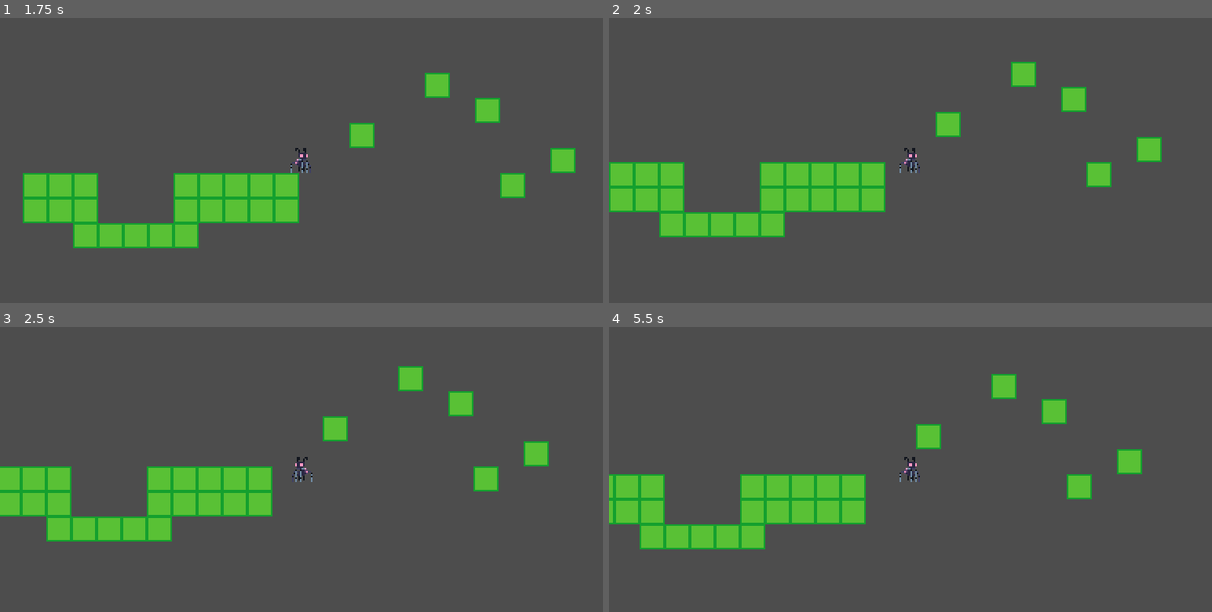
Above: before the commit, frames 1-4 (two rows, left to right).
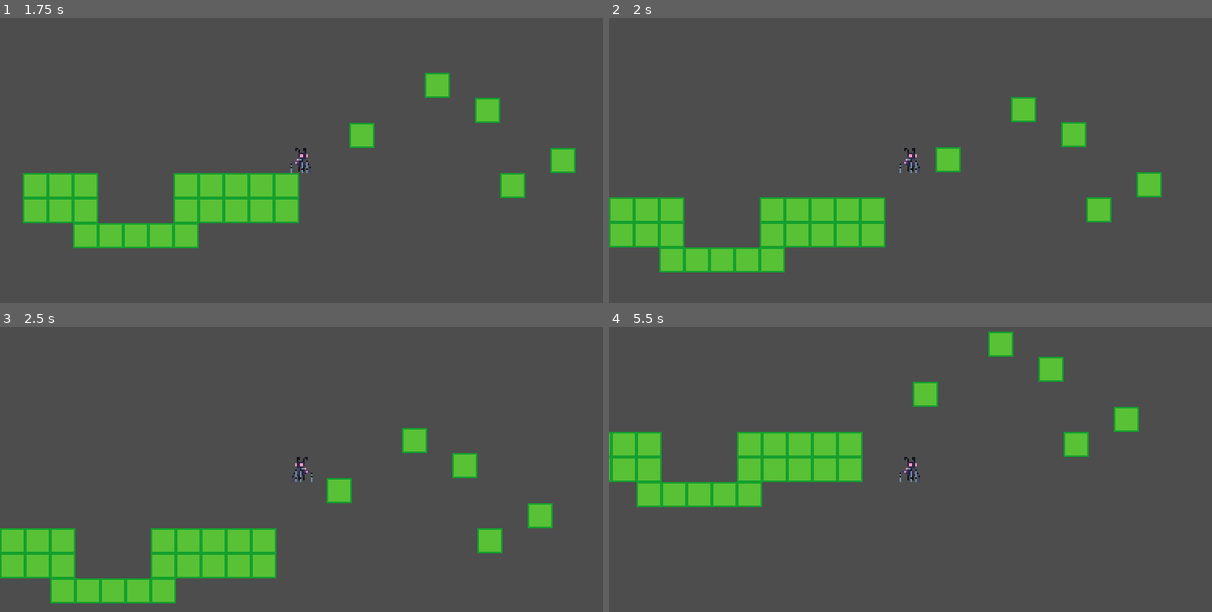
Above: after the commit, the same moments.

Repository: reyhan0173/Pixel-Game-Jam
Game: Godot game, scene res://scenes/playground.tscn
Same seed, same stepped clock (60 frames per second), same inputs: the game is played once before the commit and once after it.
Inputs:
- Up to frame 1 (1.75 s): hold Space (jump) 0.53-1.28 s; hold D (move_right) from 0.53 s (still down); tap Space (jump) at 1.35, 1.52 s
- Up to frame 2 (2 s): keep holding D (move_right); tap Space (jump) at 1.82 s
- Up to frame 3 (2.5 s): release D (move_right) at 2.03 s; hold A (move_left) from 2.03 s (still down); hold Space (jump) from 2.03 s (still down)
- Up to frame 4 (5.5 s): release A (move_left) at 2.78 s; release Space (jump) at 2.78 s; hold D (move_right) 2.78-4.28 s; tap Space (jump) at 2.85, 3.02, 3.32, 4.35, 4.52, 4.82 s; hold Space (jump) 3.53-4.28 s; hold A (move_left) 4.28-5.03 s; hold D (move_right) from 5.03 s (still down); hold Space (jump) from 5.03 s (still down)

Frame 1 is identical in both runs. In frame 2, 15% of the frame differs, in the area x 0-92%, y 15-90%; in frame 3, 18%, in the area x 0-92%, y 13-97%; in frame 4, 15%.

Commit message:
coyote jump

Diff:
--- a/scenes/player.tscn
+++ b/scenes/player.tscn
@@ -25,6 +25,10 @@
 
 [node name="Camera2D" type="Camera2D" parent="."]
 
+[node name="CoyoteJumpTimer" type="Timer" parent="."]
+wait_time = 0.15
+one_shot = true
+
 [node name="StillGroundState" type="Node" parent="."]
 script = ExtResource("3_comfm")
 
--- a/scripts/player.gd
+++ b/scripts/player.gd
@@ -19,10 +19,6 @@
 	transition_to(State.Player.STILL_GROUND)
 
 
-#func _process(delta: float) -> void:
-	#print(current_state)
-
-
 ## Transitions to another [class State].
 func transition_to(state: State.Player) -> void:
 	if current_state:
@@ -35,3 +31,15 @@
 
 func set_facing_right(value: bool) -> void:
 	$Sprite2D.flip_h = !value
+
+
+
+func set_coyote_jump_enabled(value: bool) -> void:
+	if value and !is_coyote_jump_enabled():
+		$CoyoteJumpTimer.start()
+	elif !value:
+		$CoyoteJumpTimer.stop()
+
+
+func is_coyote_jump_enabled() -> bool:
+	return !$CoyoteJumpTimer.is_stopped()
--- a/scripts/states/player/ground_state.gd
+++ b/scripts/states/player/ground_state.gd
@@ -26,14 +26,6 @@
 	return false
 
 
-func jump() -> bool:
-	if Input.is_action_pressed("jump"):
-		player.velocity.y = -player.stats.jump_strength
-		player.transition_to(State.Player.STILL_AIR)
-		return true
-	return false
-
-
 func fall() -> bool:
 	if !player.is_on_floor():
 		player.transition_to(State.Player.STILL_AIR)
--- a/scripts/states/player/move_air_state.gd
+++ b/scripts/states/player/move_air_state.gd
@@ -6,6 +6,8 @@
 	player.velocity += player.acceleration * delta
 	player.velocity.x = clamp(player.velocity.x, -player.stats.air_max_speed, player.stats.air_max_speed)
 	player.move_and_slide()
+	if player.is_coyote_jump_enabled() and jump():
+		return
 	if land():
 		return
 	if move_air():
--- a/scripts/states/player/move_ground_state.gd
+++ b/scripts/states/player/move_ground_state.gd
@@ -7,6 +7,7 @@
 	player.velocity = player.velocity.limit_length(player.stats.ground_max_speed)
 	player.move_and_slide()
 	if fall():
+		player.set_coyote_jump_enabled(true)
 		return
 	if jump():
 		return
--- a/scripts/states/player/still_air_state.gd
+++ b/scripts/states/player/still_air_state.gd
@@ -5,6 +5,8 @@
 	apply_gravity(delta)
 	apply_air_resistance(delta)
 	player.move_and_slide()
+	if player.is_coyote_jump_enabled() and jump():
+		return
 	if land():
 		return
 	if move_air():
--- a/scripts/states/state.gd
+++ b/scripts/states/state.gd
@@ -26,3 +26,11 @@
 	set_process(true)
 	set_physics_process(true)
 	set_process_input(true)
+
+
+func jump() -> bool:
+	if Input.is_action_just_pressed("jump"):
+		player.velocity.y = -player.stats.jump_strength
+		player.transition_to(State.Player.STILL_AIR)
+		return true
+	return false
